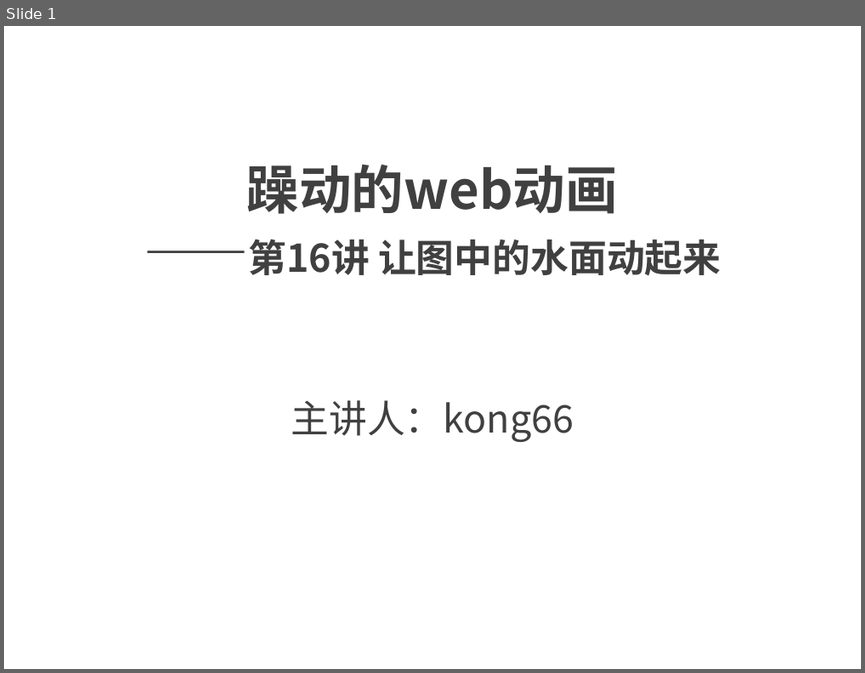
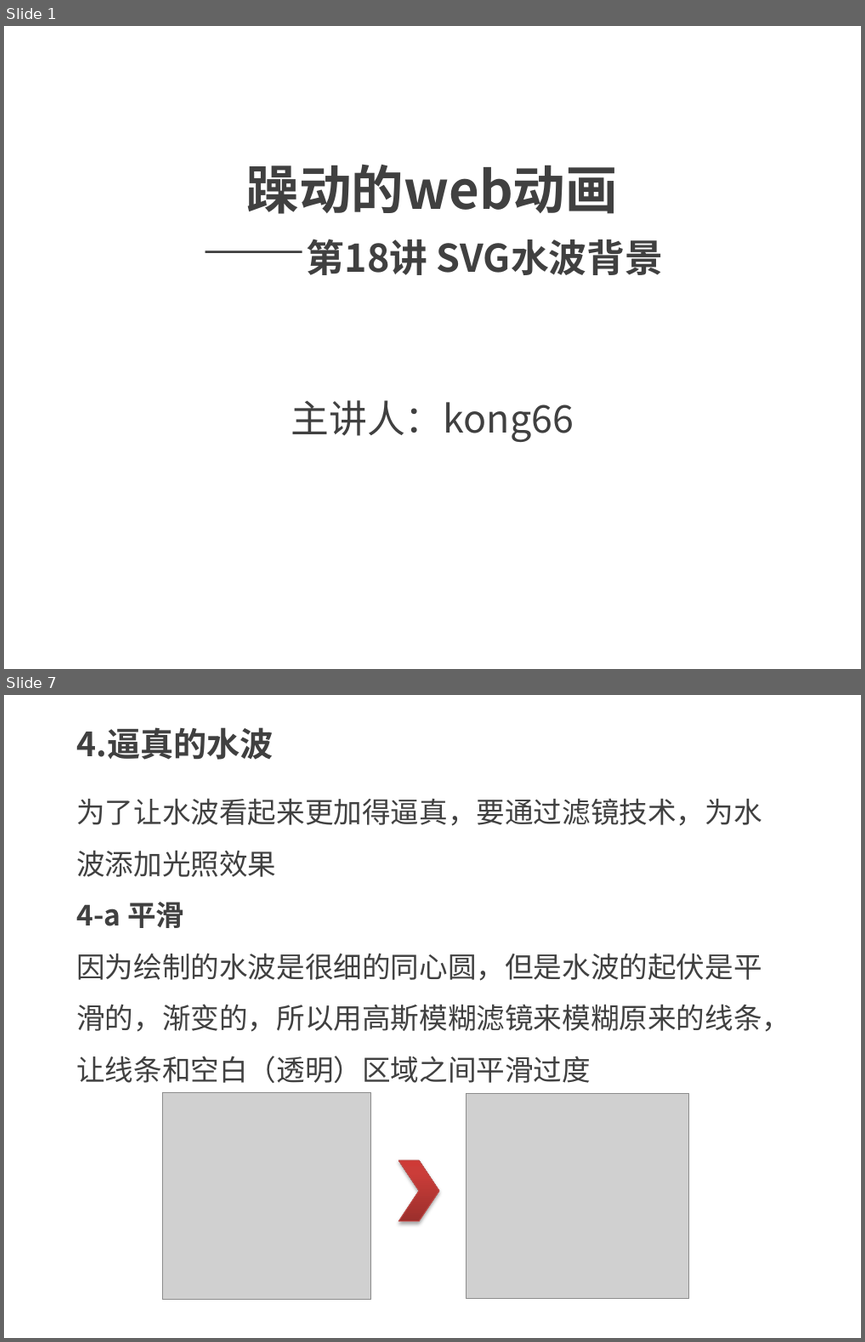
Before and after one commit to kong66/webAni, a slide deck: 18-svg-filter-water-wave/18.pptx. Shown one above the other, each under a label of ours: slide 1 before the commit, slides 1 and 7 after it; the slides between them are not shown. The pictures are 865x673 and 865x1342 pixels, drawn with LibreOffice and Linux fonts; fonts in the diff are those of the drawing; grey boxes stand for pictures. Boxes give left, top, right and bottom in pixels: in the first picture for what was removed or moved away, otherwise in the second. Text is boxed around its words. In the diff, an @@ line names an element or a change of style, - is before the commit and + after.

```diff
--- a/18-svg-filter-water-wave/18.pptx
+++ b/18-svg-filter-water-wave/18.pptx
@@ slide 7 added at (4, 695, 861, 1338), background #FFFFFF @@
@@ text added at (76, 727, 273, 760), 28 pt, text #404040, bold @@
+4.逼真的水波
@@ text added at (76, 798, 790, 1083), 24 pt, text #404040 @@
+为了让水波看起来更加得逼真，要通过滤镜技术，为水波添加光照效果
+4-a 平滑
+因为绘制的水波是很细的同心圆，但是水波的起伏是平滑的，渐变的，所以用高斯模糊滤镜来模糊原来的线条，让线条和空白（透明）区域之间平滑过度
@@ picture added at (162, 1093, 370, 1299) @@
@@ picture added at (466, 1094, 688, 1299) @@
@@ chevron added at (399, 1160, 439, 1221), fill gradient #9C2F2D to #CB3E3A to #CE3B37, outline #BF4C48 0.75 pt @@
@@ slide 1 changed as well @@
@@ title at (247, 164, 664, 275): text changed @@
-躁动的web动画
-——第16讲 让图中的水面动起来
+躁动的web动画
+——第18讲 SVG水波背景
```
Also in this commit, not shown: 2 other slides changed, 18 other slides added, 11 slides removed, 7 other files.
